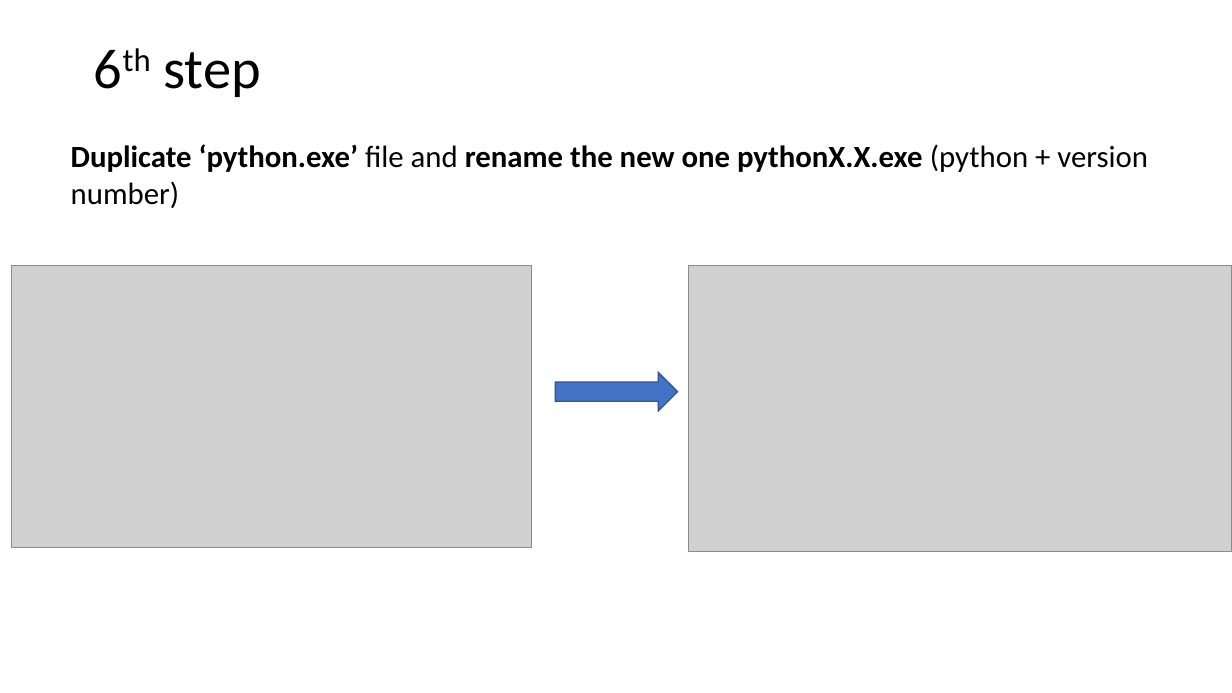
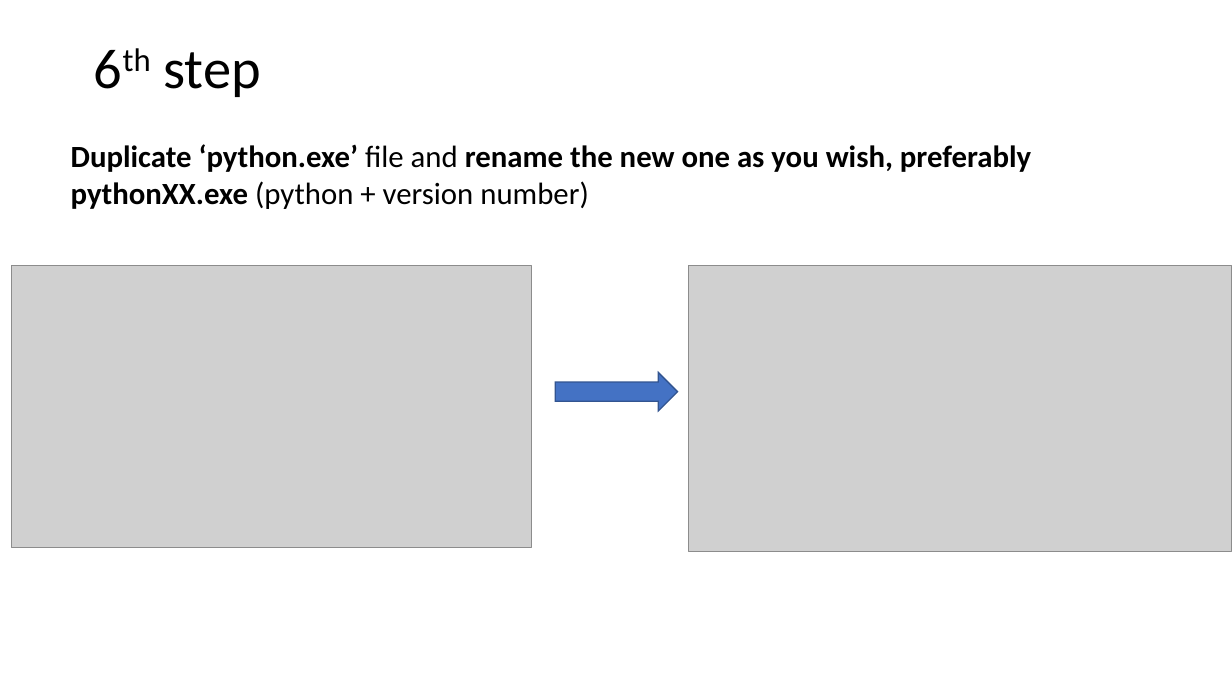
Before and after one commit to yahmlevi/ardom-1, a slide deck: slide 7 of simple_gui_ardom_integration/Set up new Python interpreter.pptx. Drawn at 1232x693 pixels with LibreOffice and Linux fonts; fonts in the diff are those of the drawing; grey boxes stand for pictures. Boxes give left, top, right and bottom in pixels: in the first picture for what was removed or moved away, otherwise in the second. Text is boxed around its words. In the diff, an @@ line names an element or a change of style, - is before the commit and + after.

```diff
--- a/simple_gui_ardom_integration/Set up new Python interpreter.pptx
+++ b/simple_gui_ardom_integration/Set up new Python interpreter.pptx
@@ text at bbox=[71, 144, 1031, 209]: text changed @@
-Duplicate ‘python.exe’ file and rename the new one pythonX.X.exe (python + version number)
+Duplicate ‘python.exe’ file and rename the new one as you wish, preferably pythonXX.exe (python + version number)
```
Also in this commit, not shown: 5 other slides changed, 3 slides added, 2 other files.
